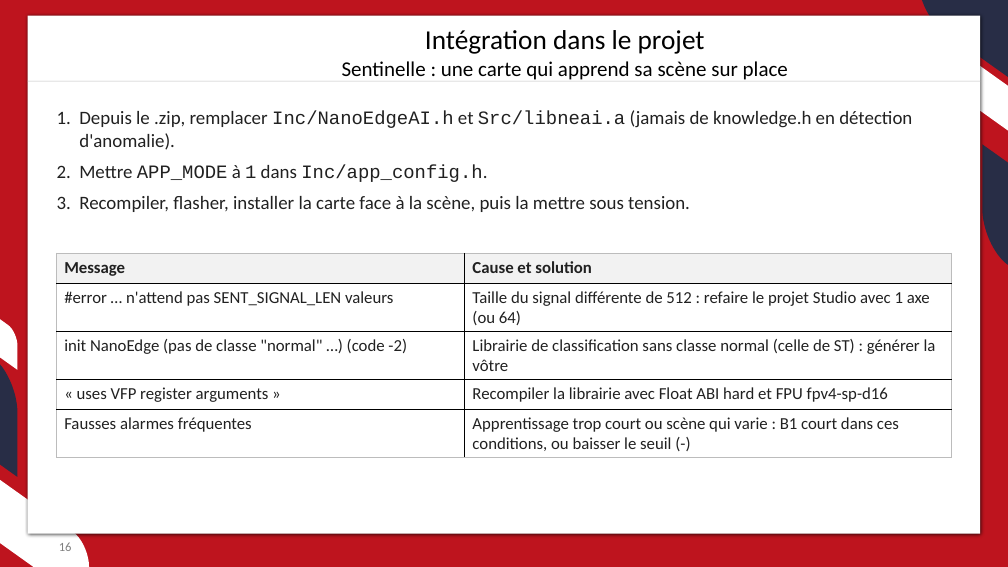
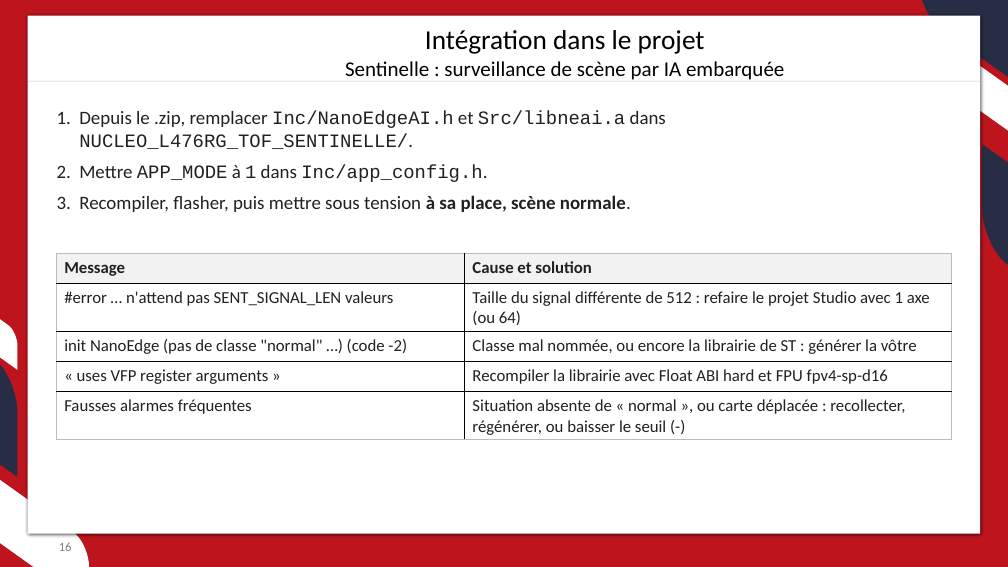
Before and after one commit to JC-Toussaint/ST_Phelma_Hackathon, a slide deck: slide 16 of sentinelle/sentinelle.pptx. Drawn at 1008x567 pixels with LibreOffice and Linux fonts; fonts in the diff are those of the drawing; background and template pictures are left out. Boxes give left, top, right and bottom in pixels: in the first picture for what was removed or moved away, otherwise in the second. Text is boxed around its words. In the diff, an @@ line names an element or a change of style, - is before the commit and + after.

```diff
--- a/sentinelle/sentinelle.pptx
+++ b/sentinelle/sentinelle.pptx
@@ text at [345,61,784,80]: text changed @@
-Sentinelle : une carte qui apprend sa scène sur place
+Sentinelle : surveillance de scène par IA embarquée
@@ text at [79,111,666,149]: text changed; font Calibri to Courier New @@
-1. Depuis le .zip, remplacer Inc/NanoEdgeAI.h et Src/libneai.a (jamais de knowledge.h en détection d'anomalie).
+1. Depuis le .zip, remplacer Inc/NanoEdgeAI.h et Src/libneai.a dans NUCLEO_L476RG_TOF_SENTINELLE/.
@@ text at [79,195,631,212]: text changed @@
-3. Recompiler, flasher, installer la carte face à la scène, puis la mettre sous tension.
+3. Recompiler, flasher, puis mettre sous tension à sa place, scène normale.
@@ table at [57,253,952,439] @@
-row 3, column 2: Librairie de classification sans classe normal (celle de ST) : générer la vôtre
+row 3, column 2: Classe mal nommée, ou encore la librairie de ST : générer la vôtre
-row 5, column 2: Apprentissage trop court ou scène qui varie : B1 court dans ces conditions, ou baisser le seuil (-)
+row 5, column 2: Situation absente de « normal », ou carte déplacée : recollecter, régénérer, ou baisser le seuil (-)
```
Also in this commit, not shown: 20 other slides changed, 1 slide added, 1 slide removed, 8 other files.
